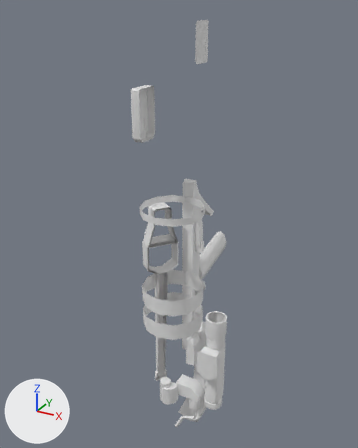
Before and after pictures for a commit that changed the OBJ model WF_BlenderExport/AT4/mesh_1.obj.
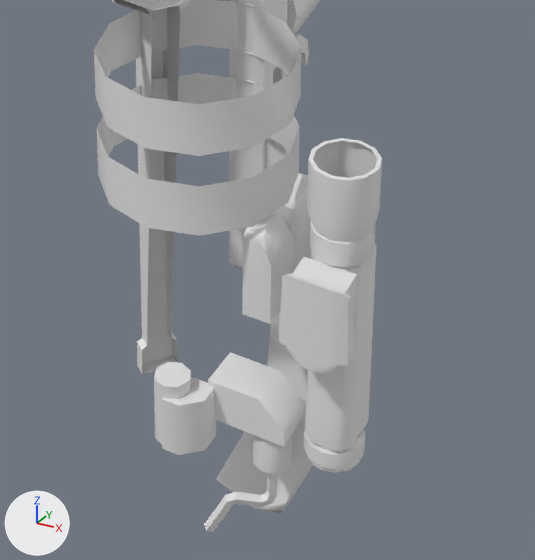
There are two pictures of each version: one whole from a camera (50 mm lens) standing at (36.6, -49.8, 44.1) and looking at (-1.9, 20.3, 9.1), one close up on the part from 32% to 76% of the width and 60% to 97% of the height. Lighting does not change. The marker at lower left points along +X, +Y and +Z. The older version's two pictures come first. Where no turn or scale is listed for an object, it has been applied to the vertices. Vertices at exactly the same position are counted once.

Before the edit, the objects in view are built like this:
```python
me_cube_015 = bpy.data.meshes.new('Cube.015')
me_cube_015.from_pydata(...)  # 887 vertices, 1453 faces; spans x -6.5..11.2, y 8.7..34.6, z -27.8..42.4
ob_cube_015 = bpy.data.objects.new('Cube.015', me_cube_015)
ob_cube_015.location = (0.0, 0.0, 0.0)
```
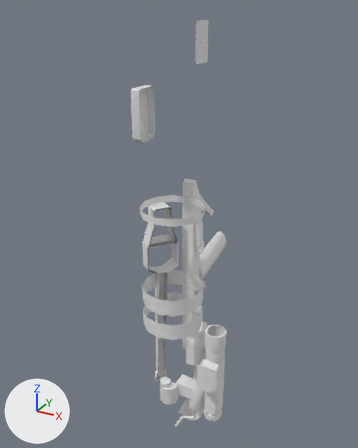
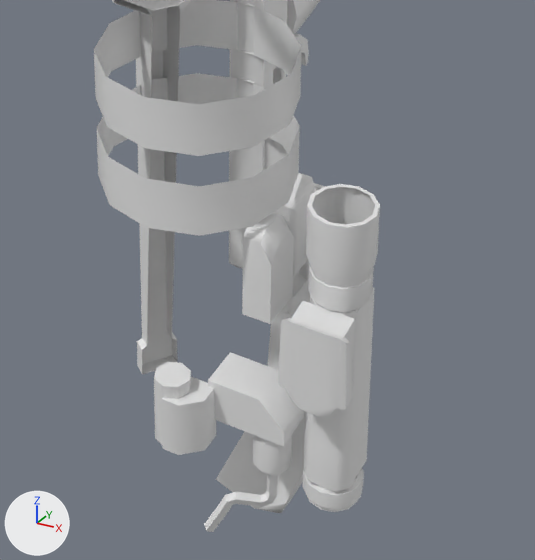
Changed parts and their boxes [x1, y1, x2, y2] in the close-ups (535 x 560 px; the box of a moved part takes in the faces that stretch with it):
'Cube.015', reshaped
    before: [94, 0, 382, 532]
    after: [94, 0, 380, 532]
part 1 of me_cube_015, moved or reshaped
    before: [305, 244, 377, 451]
    after: [304, 288, 375, 491]
part 2 of me_cube_015, moved or reshaped
    before: [279, 257, 357, 373]
    after: [278, 301, 355, 416]
part 3 of me_cube_015, moved or reshaped
    before: [307, 138, 382, 268]
    after: [306, 184, 380, 313]
part 4 of me_cube_015, moved or reshaped
    before: [304, 429, 366, 473]
    after: [303, 469, 364, 512]

Diff of the bpy script that builds the scene:
```diff
--- a/WF_BlenderExport/AT4/mesh_1.obj.py
+++ b/WF_BlenderExport/AT4/mesh_1.obj.py
@@ me_cube_015 @@
 me_cube_015.from_pydata(...)  # 887 vertices, 1453 faces; spans x -6.5..11.2, y 8.7..34.6, z -27.8..42.4
 # used by ob_cube_015; location = (0.0, 0.0, 0.0)
+# me_cube_015 part 1: the loose piece of 30 vertices spanning x 8.0..10.6, y 10.8..13.6, z -18.4..-7.2 is moved by (0.0, 0.0, -2.7)
+# me_cube_015 part 2: the loose piece of 50 vertices spanning x 7.4..11.2, y 9.0..11.0, z -12.1..-7.0 is moved by (0.0, 0.0, -2.7)
+# me_cube_015 part 3: the loose piece of 96 vertices spanning x 7.5..11.1, y 10.6..14.1, z -7.4..-1.9 is moved by (0.0, 0.0, -2.7)
+# me_cube_015 part 4: the loose piece of 96 vertices spanning x 7.7..10.9, y 10.7..13.8, z -20.0..-18.4 is moved by (0.0, 0.0, -2.7)
```
